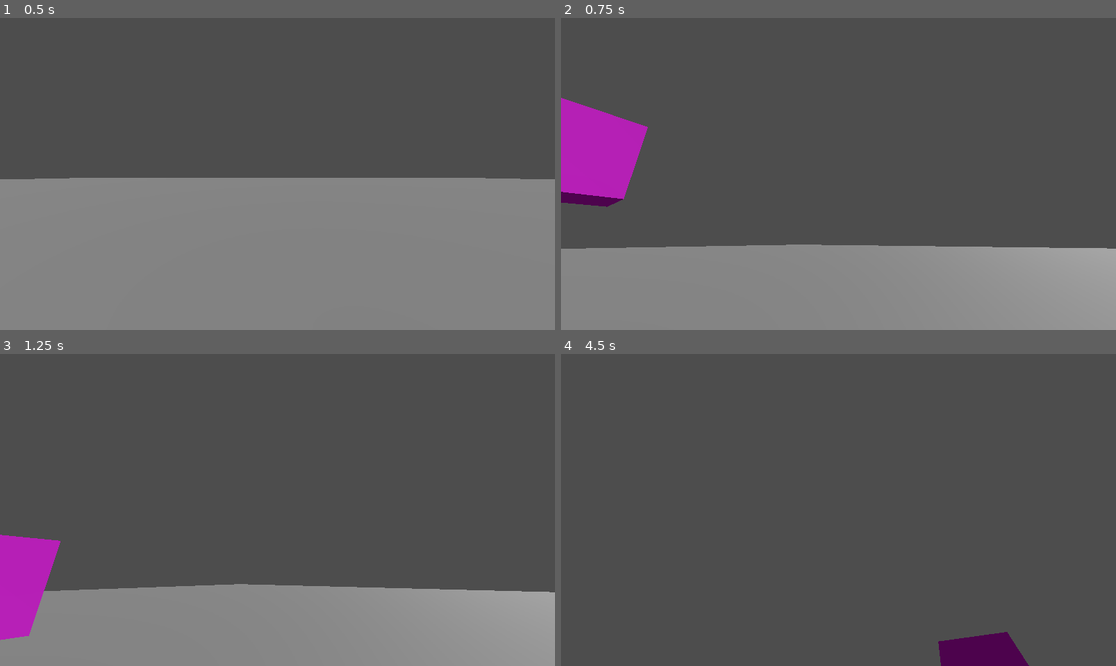
Above: before the commit, frames 1-4 (two rows, left to right).
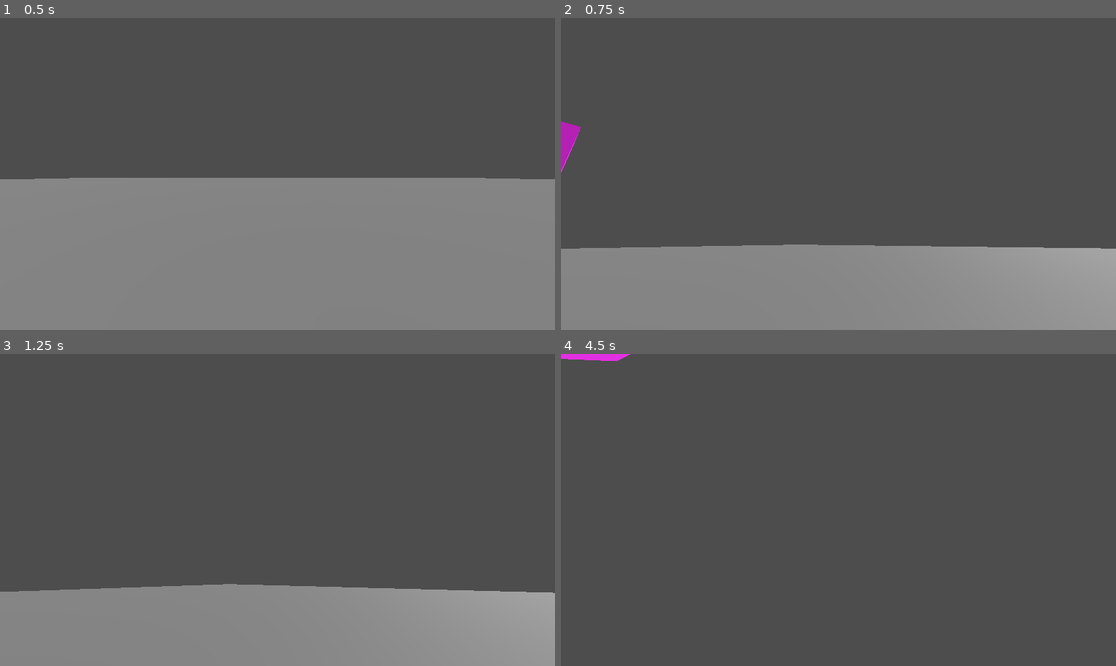
Above: after the commit, the same moments.

Repository: WNPendleton/ggj24
Game: Godot game, scene res://scenes/humanhyenagame.tscn
Same seed, same stepped clock (60 frames per second), same inputs: the game is played once before the commit and once after it. This scene is started directly instead of the project's main scene.
Inputs (mouse positions are in pixels of both pictures, inside the frame that each line leads up to):
- Up to frame 1 (0.5 s): no input
- Up to frame 2 (0.75 s): tap Enter at 0.5 s; move the mouse to (960, 158) at 0.52 s; hold D (strafe-right) from 0.53 s (still down)
- Up to frame 3 (1.25 s): keep holding D (strafe-right); tap Space (jump) at 0.77 s
- Up to frame 4 (4.5 s): move the mouse to (727, 525) at 1.27 s; release D (strafe-right) at 1.28 s; hold S (backward) 1.28-2.03 s; tap Space (jump) at 1.52, 2, 3.02, 3.5, 3.77 s; move the mouse to (894, 441) at 2.02 s; hold D (strafe-right) 2.03-2.78 s; tap Enter at 2.75, 4.25 s; move the mouse to (810, 572) at 2.77 s; hold W (forward) 2.78-3.53 s; move the mouse to (1005, 556) at 3.52 s; hold A (strafe-left) from 3.53 s (still down); move the mouse to (672, 463) at 4.27 s

Frame 1 is identical in both runs. In frame 2, 3.8% of the frame differs, in the area x 0-99%, y 25-74%; in frame 3, 2.7%; in frame 4, 1.6%.
Error before the commit: Invalid assignment of property or key 'current' with value of type 'bool' on a base object of type 'null instance'. (res://scripts/player_controller.gd:24)

Commit message:
hopefully fixed

Diff:
--- a/prefabs/player_character.tscn
+++ b/prefabs/player_character.tscn
@@ -14,6 +14,11 @@
 properties/1/path = NodePath(".:position")
 properties/1/spawn = true
 properties/1/replication_mode = 1
+
+[sub_resource type="SceneReplicationConfig" id="SceneReplicationConfig_h6muu"]
+properties/0/path = NodePath("PlayerInput:direction")
+properties/0/spawn = false
+properties/0/replication_mode = 1
 
 [node name="CharacterBody3D" type="CharacterBody3D"]
 transform = Transform3D(1, 0, 0, 0, 1, 0, 0, 0, 1, 0, 2.265, 0)
@@ -32,4 +37,5 @@
 replication_config = SubResource("SceneReplicationConfig_t48oy")
 
 [node name="PlayerInput" type="MultiplayerSynchronizer" parent="."]
+replication_config = SubResource("SceneReplicationConfig_h6muu")
 script = ExtResource("2_itt7v")
--- a/scenes/humanhyenamenu.tscn
+++ b/scenes/humanhyenamenu.tscn
@@ -1,10 +1,8 @@
-[gd_scene load_steps=3 format=3 uid="uid://lxckbuab8tub"]
+[gd_scene load_steps=2 format=3 uid="uid://lxckbuab8tub"]
 
-[ext_resource type="Script" path="res://scripts/humanhyenagame.gd" id="1_kutfo"]
 [ext_resource type="Script" path="res://scripts/UI.gd" id="1_nvc5y"]
 
 [node name="Game" type="Node"]
-script = ExtResource("1_kutfo")
 
 [node name="2DWorld" type="Node2D" parent="."]
 
--- a/scripts/PlayerInput.gd
+++ b/scripts/PlayerInput.gd
@@ -13,6 +13,6 @@
 
 # Called every frame. 'delta' is the elapsed time since the previous frame.
 func _process(delta):
-	direction = Input.get_vector("strafe-left", "strafe_right", "forward", "backward")
+	direction = Input.get_vector("strafe-left", "strafe-right", "forward", "backward")
 	if Input.is_action_just_pressed("jump"):
 		jump.rpc()
--- a/scripts/humanhyenagame.gd
+++ b/scripts/humanhyenagame.gd
@@ -28,4 +28,4 @@
 	var pos := Vector2.from_angle(randf() * 2 * PI)
 	character.position = Vector3(pos.x * SPAWN_RANDOM * randf(), 0, pos.y * SPAWN_RANDOM * randf())
 	character.name = str(id)
-	$Players.add_child(character, true)
+	$PlayerNode.add_child(character, true)
--- a/scripts/player_controller.gd
+++ b/scripts/player_controller.gd
@@ -21,7 +21,7 @@
 
 func _ready():
 	if player == multiplayer.get_unique_id():
-		$Camera3D.current = true
+		camera.current = true
 	#Input.mouse_mode = Input.MOUSE_MODE_CAPTURED
 
 func _physics_process(delta):
Not shown: 1 places in prefabs/player_character.tscn that only renumber resources
